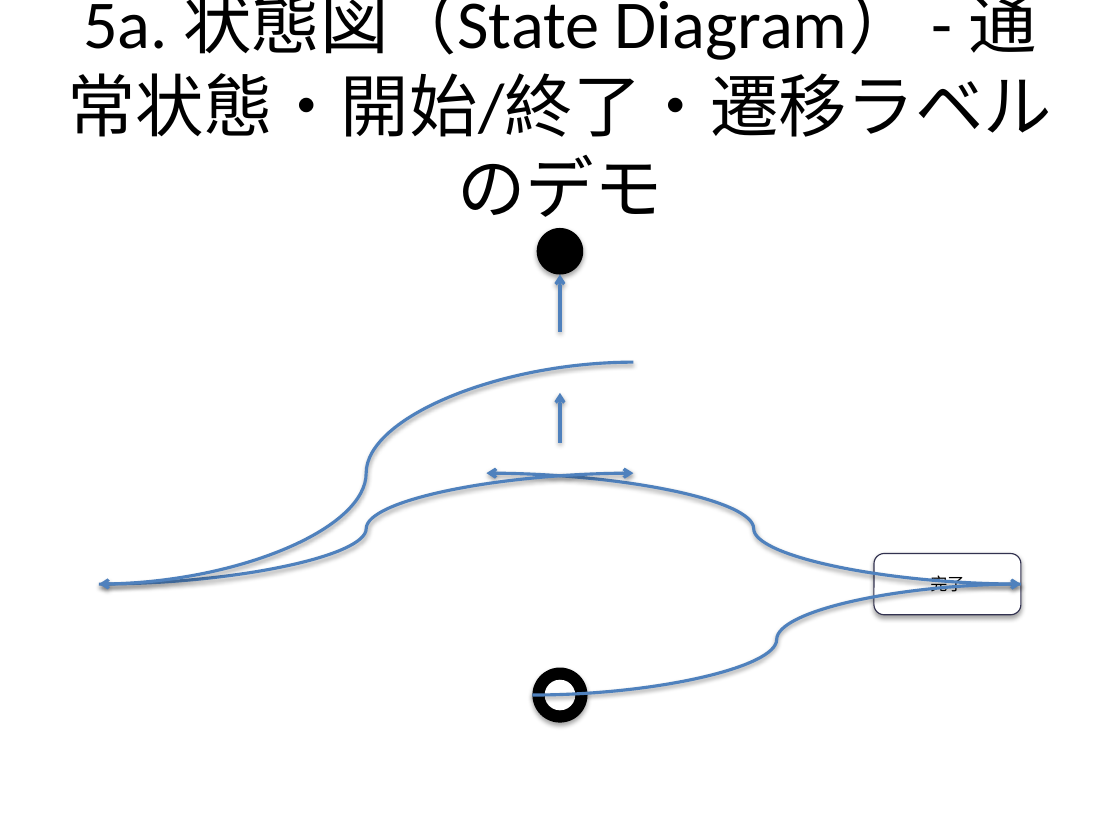
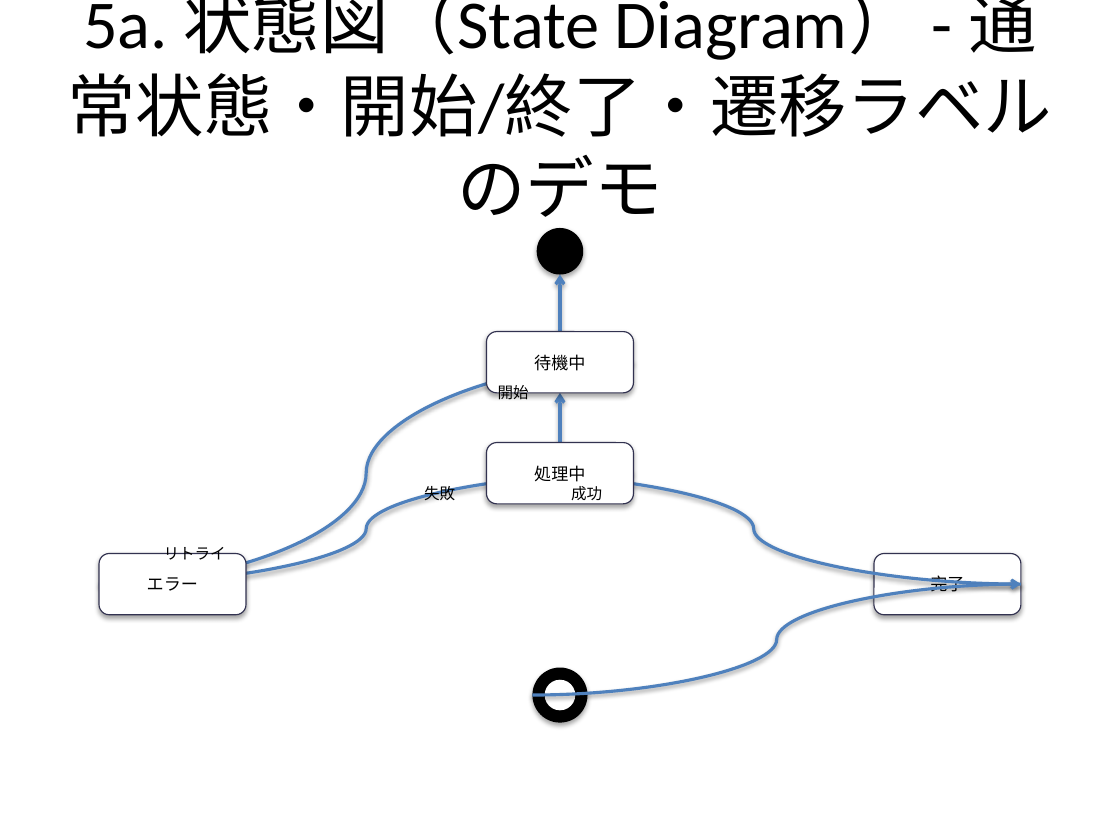
Before and after one commit to notfolder/qmd_to_pptx, a slide deck: slide 20 of demo_full.pptx. Drawn at 1120x840 pixels with LibreOffice and Linux fonts; fonts in the diff are those of the drawing. Boxes give left, top, right and bottom in pixels: in the first picture for what was removed or moved away, otherwise in the second. Text is boxed around its words. In the diff, an @@ line names an element or a change of style, - is before the commit and + after.

Commit message:
feat: OOXML スキーマに基づくグループ化要素の修正とスライド XML の不備修正を実施

```diff
--- a/demo_full.pptx
+++ b/demo_full.pptx
@@ rounded rectangle added at bbox=[486, 332, 633, 393], fill #FFFFFF, outline #323250 0.75 pt, 11 pt, text #000000 @@
+待機中
@@ text added at bbox=[498, 383, 529, 404], 10 pt, text #000000 @@
+開始
@@ rounded rectangle added at bbox=[486, 442, 633, 504], fill #FFFFFF, outline #323250 0.75 pt, 11 pt, text #000000 @@
+処理中
@@ text added at bbox=[424, 486, 455, 500], 10 pt, text #000000 @@
+失敗
@@ text added at bbox=[571, 486, 602, 505], 10 pt, text #000000 @@
+成功
@@ rounded rectangle added at bbox=[99, 553, 245, 615], fill #FFFFFF, outline #323250 0.75 pt, 11 pt, text #000000 @@
+エラー
@@ text added at bbox=[164, 547, 226, 560], 10 pt, text #000000 @@
+リトライ
```
Also in this commit, not shown: 8 other slides changed, 4 other files.
